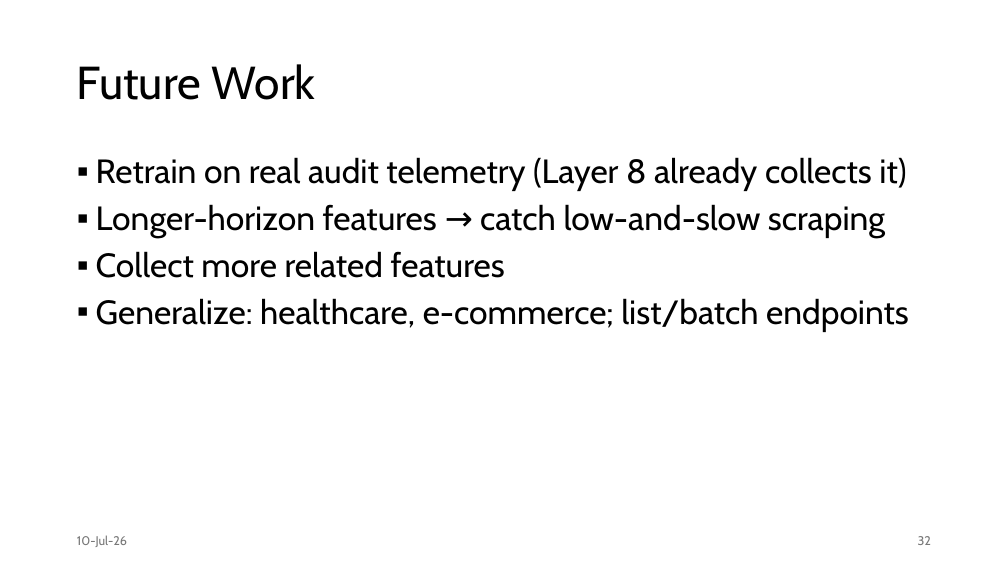
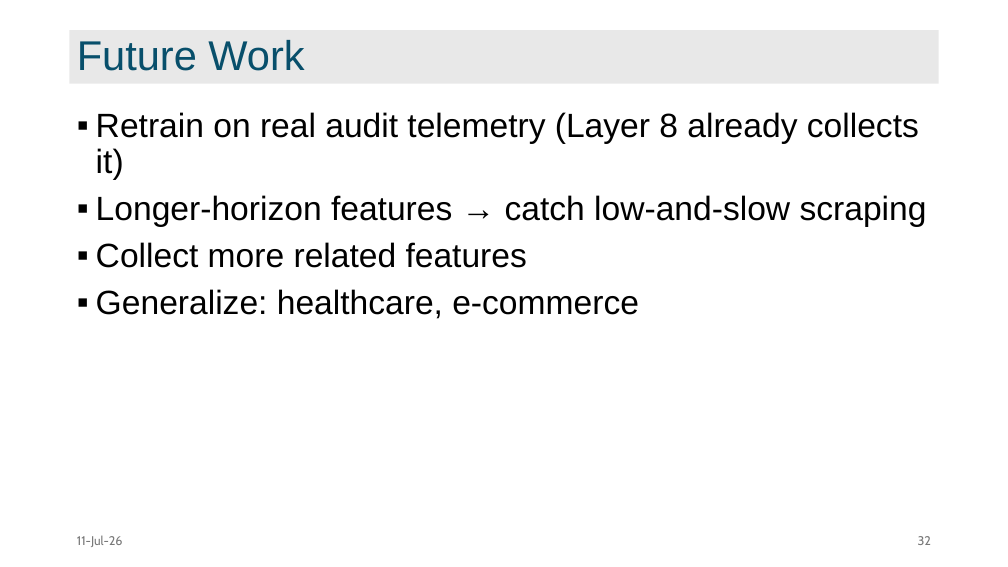
Before and after one commit to faiyaz103/adaptive-data-access-framework, a slide deck: slide 32 of report/main/2007103.pptx. Drawn at 1008x567 pixels with LibreOffice and Linux fonts; fonts in the diff are those of the drawing. Boxes give left, top, right and bottom in pixels: in the first picture for what was removed or moved away, otherwise in the second. Text is boxed around its words. In the diff, an @@ line names an element or a change of style, - is before the commit and + after.

```diff
--- a/report/main/2007103.pptx
+++ b/report/main/2007103.pptx
@@ title "Future Work": place and size @@
-title "Future Work" at [77, 64, 316, 100]
+title "Future Work" at [70, 30, 939, 84]
@@ title "Future Work" at [70, 30, 939, 84]: size 44 to 39.6 pt, font Cabin to Arial, text colour #000000 to #084F6A; fill none to #E8E8E8 @@
@@ text "Retrain on real audit telemetry ...": place and size @@
-text "Retrain on real audit telemetry ..." at [96, 157, 909, 332]
+text "Retrain on real audit telemetry ..." at [96, 112, 927, 319]
@@ text at [96, 112, 927, 268]: font Cabin to Arial in "Retrain on real audit telemetry (Layer 8 ...", "Longer-horizon features → catch low-and-slow scraping", "Collect more related features" @@
@@ text at [96, 289, 639, 319]: text changed; font Cabin to Arial @@
-▪ Generalize: healthcare, e-commerce; list/batch endpoints
+▪ Generalize: healthcare, e-commerce
@@ text at [77, 535, 123, 547]: text changed @@
-10-Jul-26
+11-Jul-26
```
Also in this commit, not shown: 32 other slides changed, 1 slide added, 2 slides removed.
